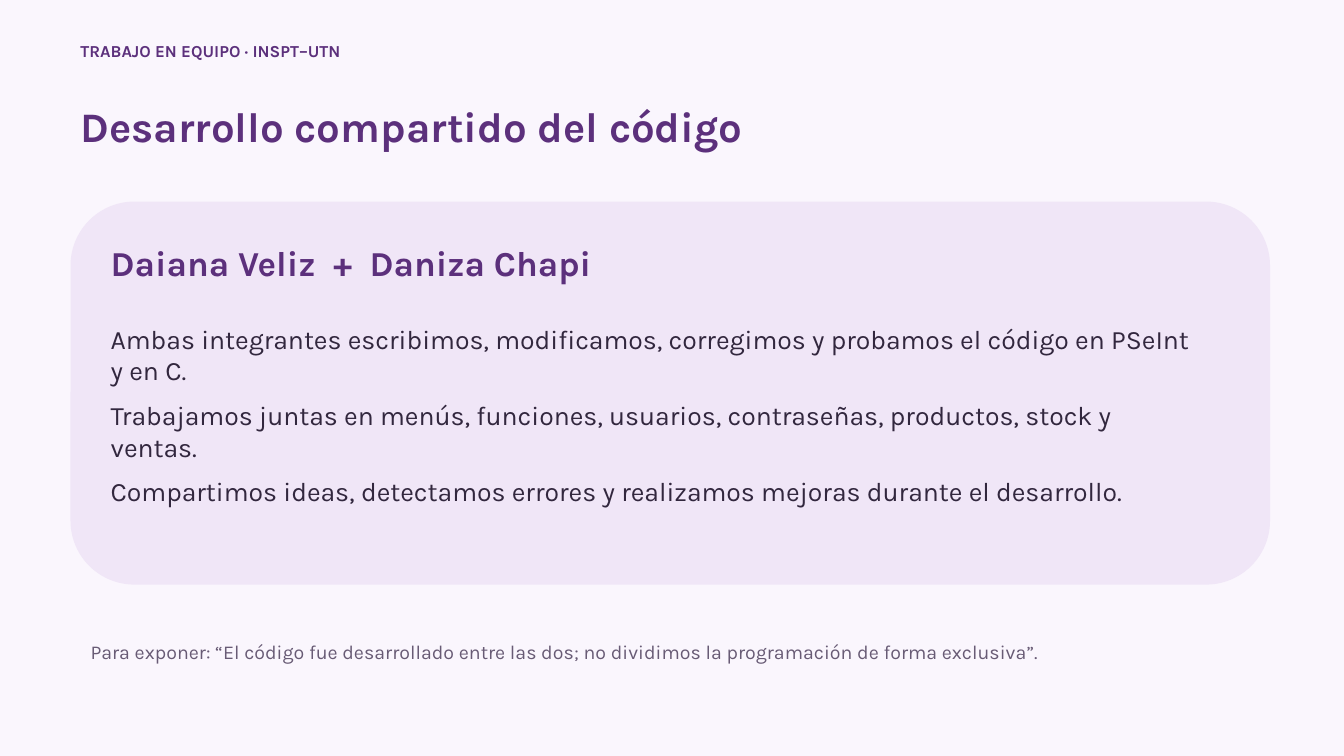
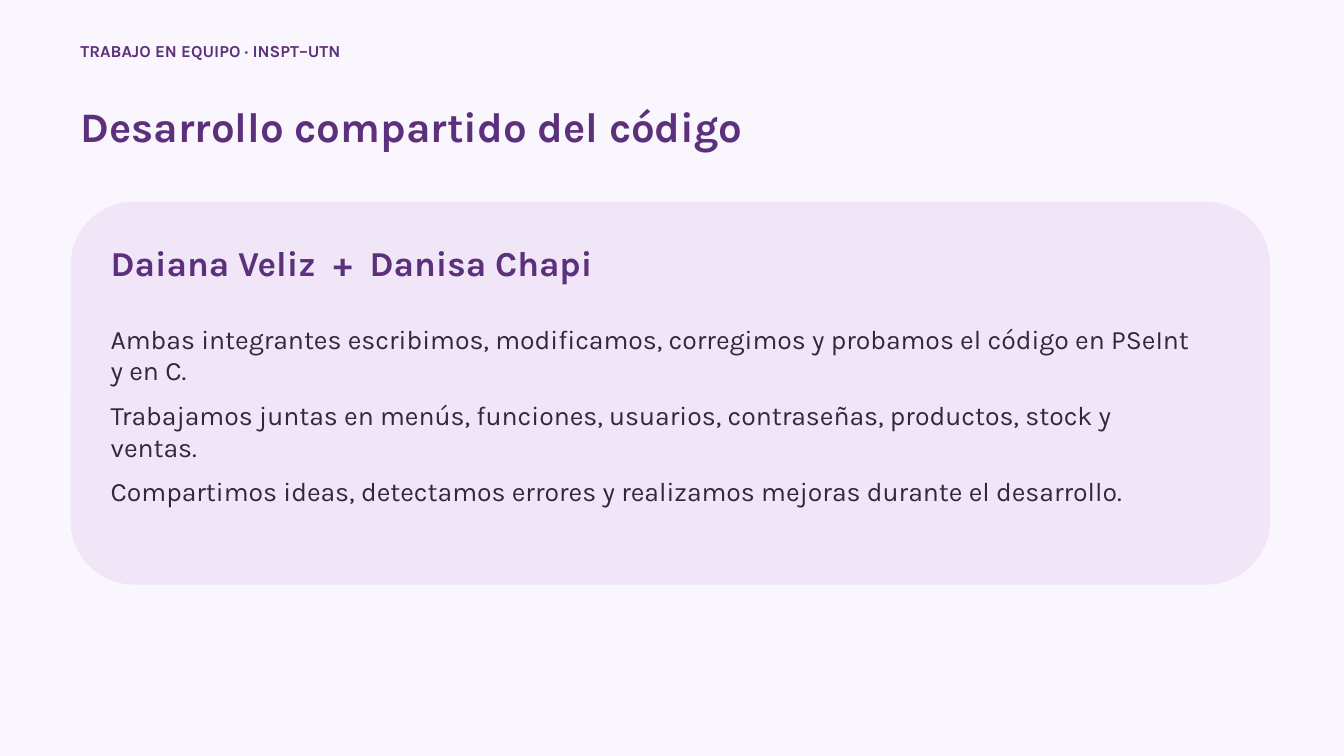
Before and after one commit to Daiiveliz/ProyectoIndumentariaPro, a slide deck: slide 22 of TIENDA_PRO_Presentacion_Equipo_y_GitHub.pptx (slide 21 before the commit). Drawn at 1344x756 pixels with LibreOffice and Linux fonts; fonts in the diff are those of the drawing. Boxes give left, top, right and bottom in pixels: in the first picture for what was removed or moved away, otherwise in the second. Text is boxed around its words. In the diff, an @@ line names an element or a change of style, - is before the commit and + after.

```diff
--- a/TIENDA_PRO_Presentacion_Equipo_y_GitHub.pptx
+++ b/TIENDA_PRO_Presentacion_Equipo_y_GitHub.pptx
@@ text at <box>111,251,592,285</box>: text changed @@
-Daiana Veliz + Daniza Chapi
+Daiana Veliz + Danisa Chapi
@@ text removed at <box>91,644,1038,664</box> @@
-Para exponer: “El código fue desarrollado entre las dos; no dividimos la programación de forma exclusiva”.
```
Also in this commit, not shown: 2 other slides changed, 3 slides added, 2 slides removed.
